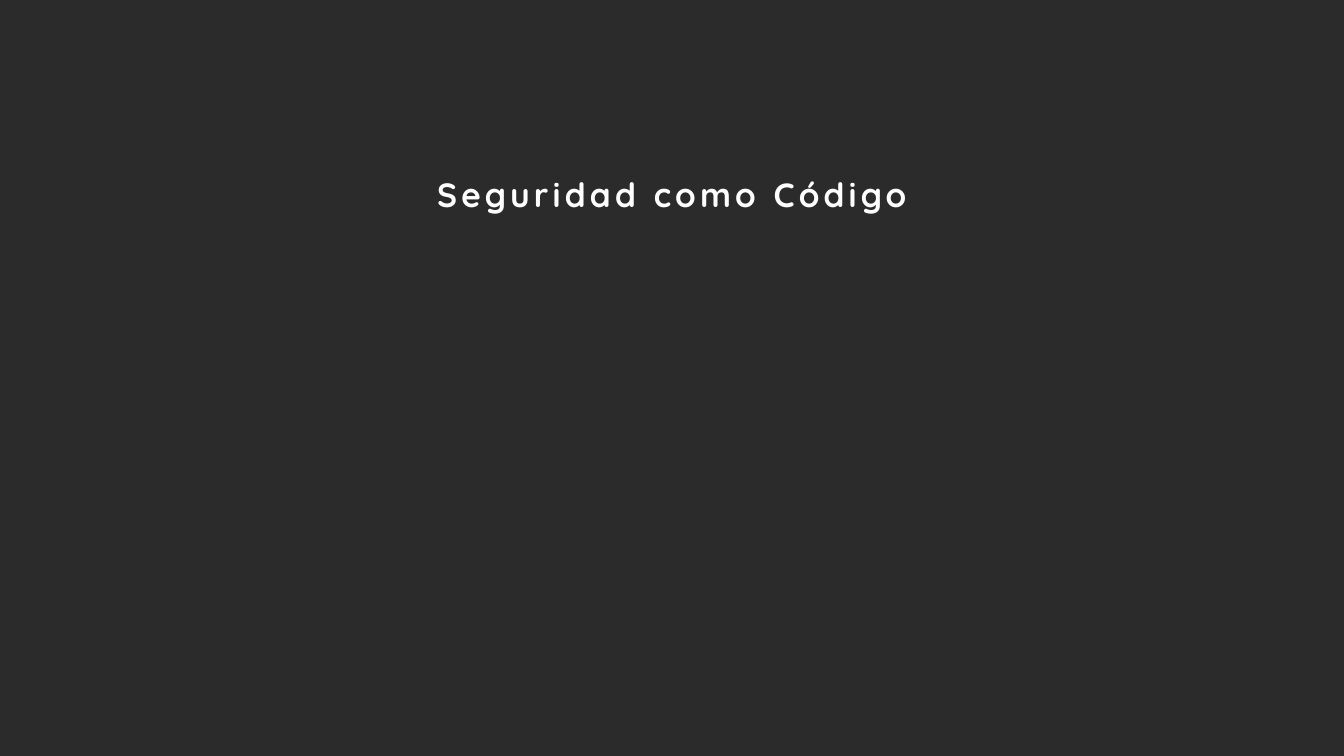
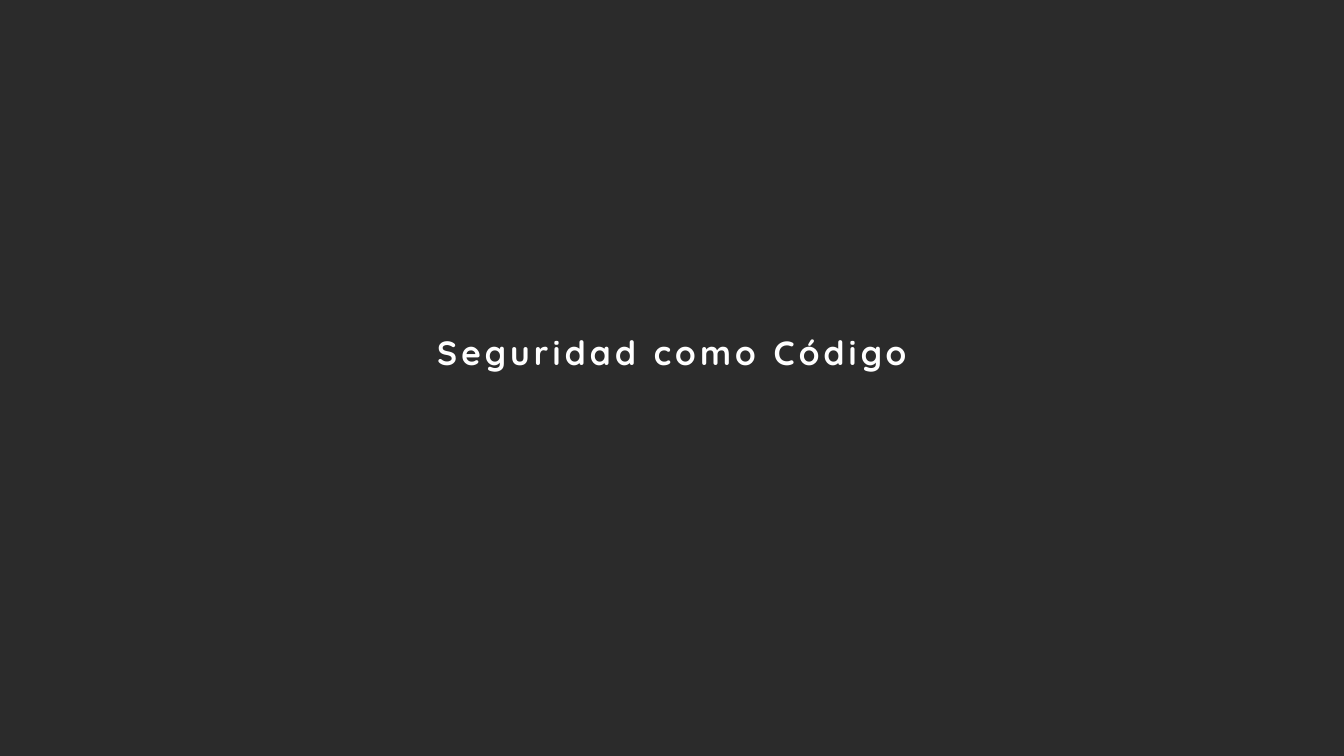
Before and after one commit to victorar42/techno-week, a slide deck: slide 9 of documents/ppt/TechnoWeek_DevSecOps.pptx. Drawn at 1344x756 pixels with LibreOffice and Linux fonts; fonts in the diff are those of the drawing; background and template pictures are left out; a plain dark background stands for a picture behind light text. Boxes give left, top, right and bottom in pixels: in the first picture for what was removed or moved away, otherwise in the second. Text is boxed around its words. In the diff, an @@ line names an element or a change of style, - is before the commit and + after.

```diff
--- a/documents/ppt/TechnoWeek_DevSecOps.pptx
+++ b/documents/ppt/TechnoWeek_DevSecOps.pptx
@@ text "Seguridad como Código": place and size @@
-text "Seguridad como Código" at [437, 181, 907, 214]
+text "Seguridad como Código" at [437, 339, 907, 372]
```
Also in this commit, not shown: 11 other slides changed, 2 slides added, 1 slide removed, 2 other files.
